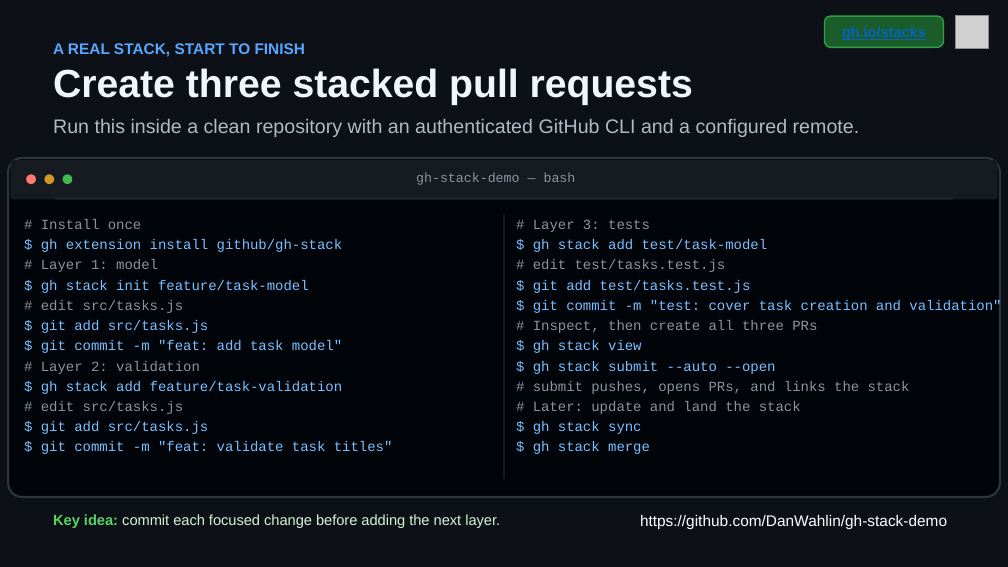
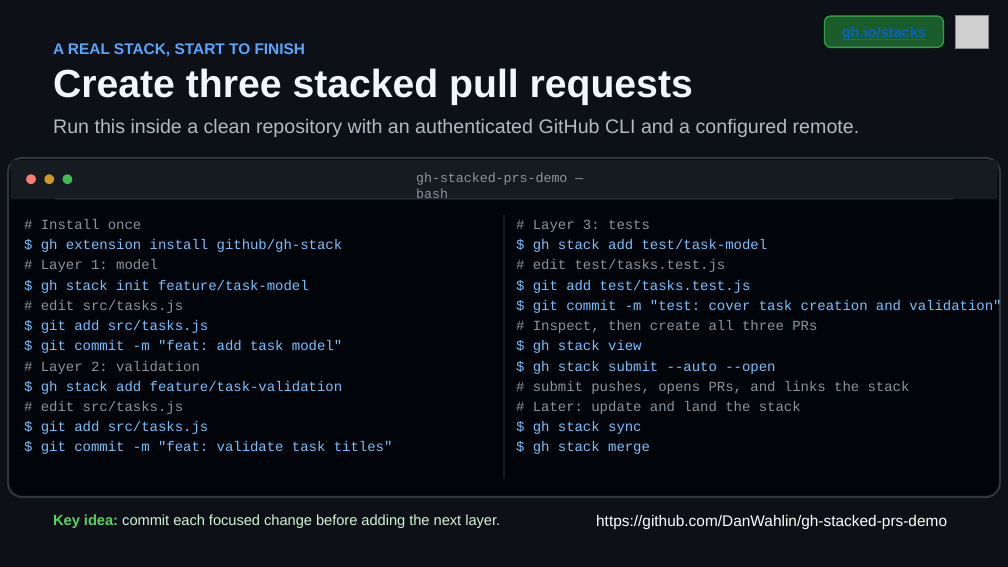
Before and after one commit to DanWahlin/gh-stack-demo, a slide deck: slide 5 of github-stacked-prs.pptx. Drawn at 1008x567 pixels with LibreOffice and Linux fonts; fonts in the diff are those of the drawing; grey boxes stand for pictures. Boxes give left, top, right and bottom in pixels: in the first picture for what was removed or moved away, otherwise in the second. Text is boxed around its words. In the diff, an @@ line names an element or a change of style, - is before the commit and + after.

```diff
--- a/github-stacked-prs.pptx
+++ b/github-stacked-prs.pptx
@@ text at (416, 172, 567, 198): text changed @@
-gh-stack-demo — bash
+gh-stacked-prs-demo — bash
@@ text at (596, 515, 947, 529): text changed @@
-https://github.com/DanWahlin/gh-stack-demo
+https://github.com/DanWahlin/gh-stacked-prs-demo
```
Also in this commit, not shown: 3 other files.
